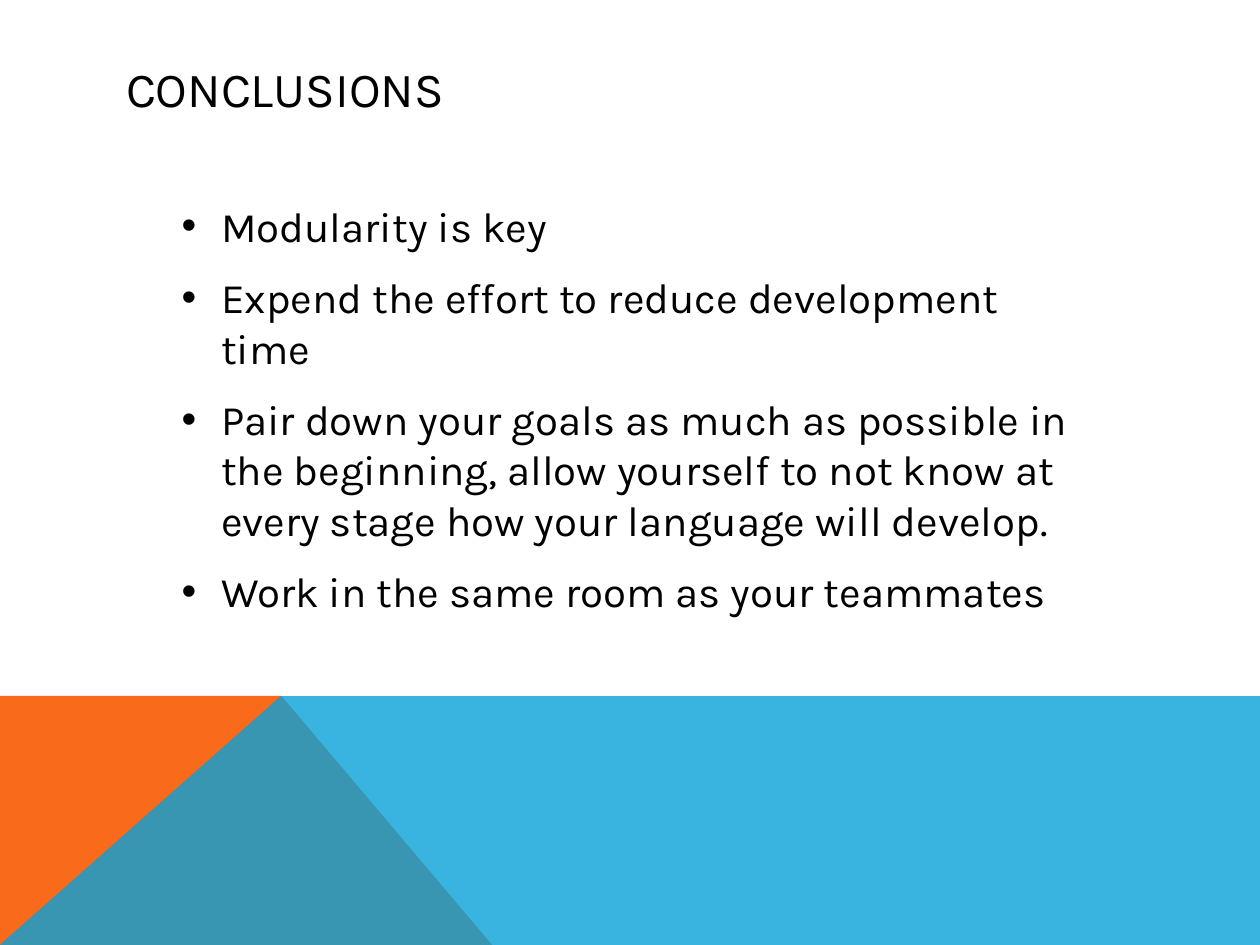
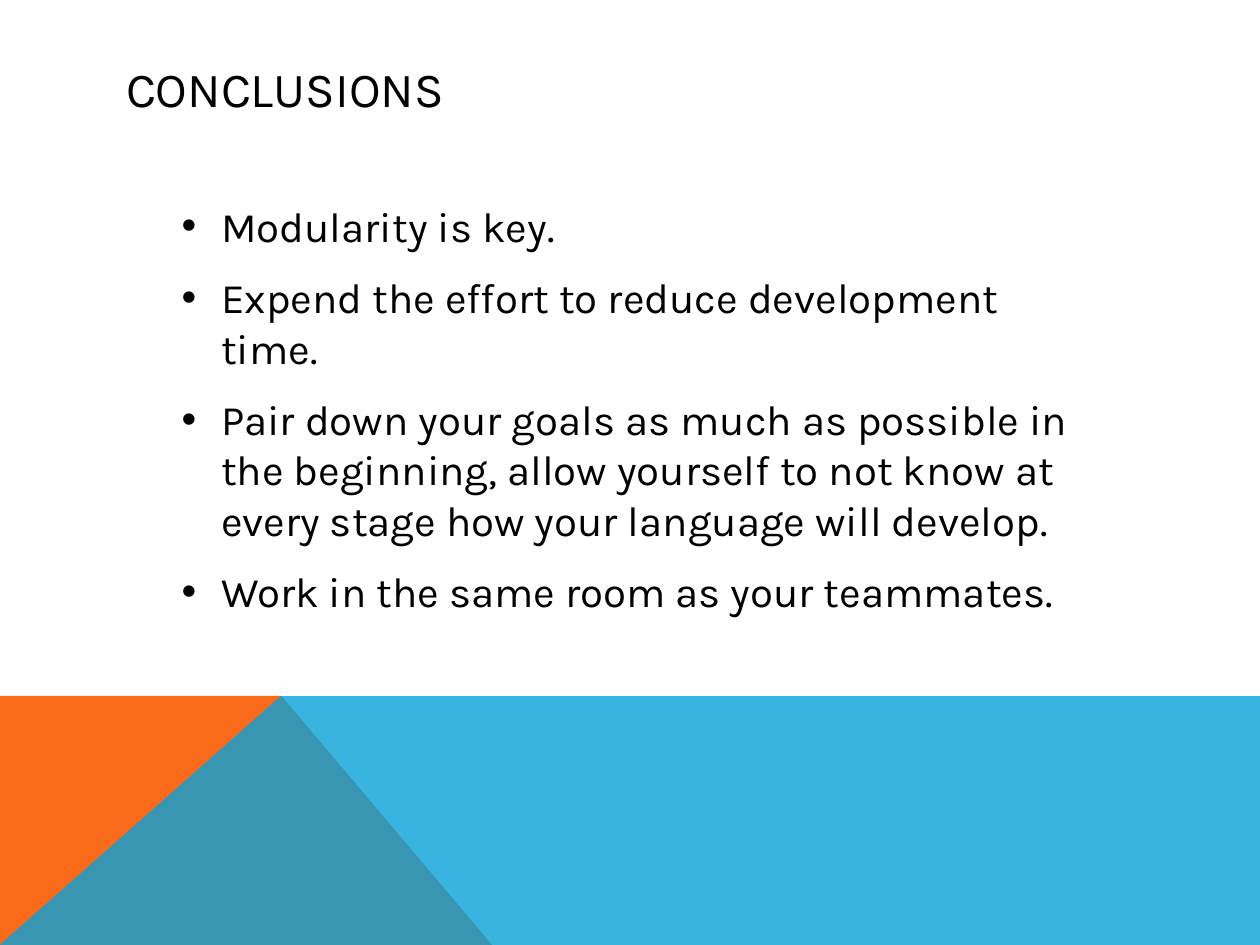
Before and after one commit to smessing/Hog, a slide deck: slide 27 of demo/demo.pptx (slide 26 before the commit). Drawn at 1260x945 pixels with LibreOffice and Linux fonts; fonts in the diff are those of the drawing. Boxes give left, top, right and bottom in pixels: in the first picture for what was removed or moved away, otherwise in the second. Text is boxed around its words. In the diff, an @@ line names an element or a change of style, - is before the commit and + after.

Commit message:
slides done.

```diff
--- a/demo/demo.pptx
+++ b/demo/demo.pptx
@@ text at [221, 213, 998, 365]: text changed @@
-• Modularity is key
-• Expend the effort to reduce development time
+• Modularity is key.
+• Expend the effort to reduce development time.
@@ text at [221, 578, 1053, 618]: text changed @@
-• Work in the same room as your teammates
+• Work in the same room as your teammates.
```
Also in this commit, not shown: 8 other slides changed, 1 slide added.
